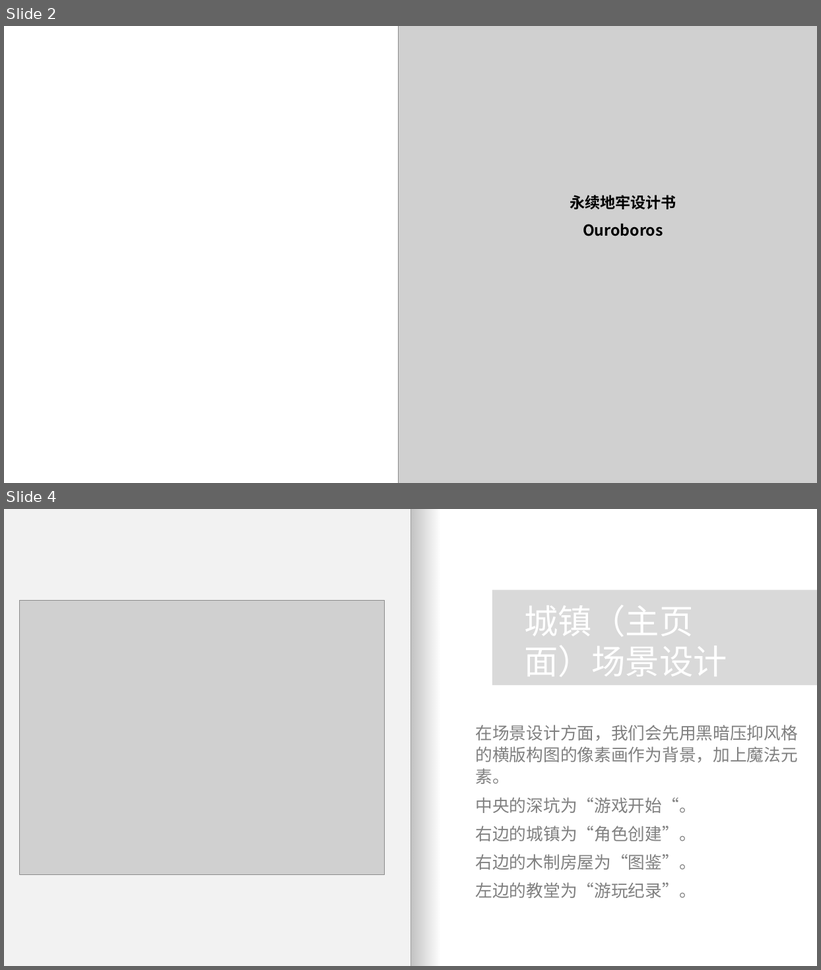
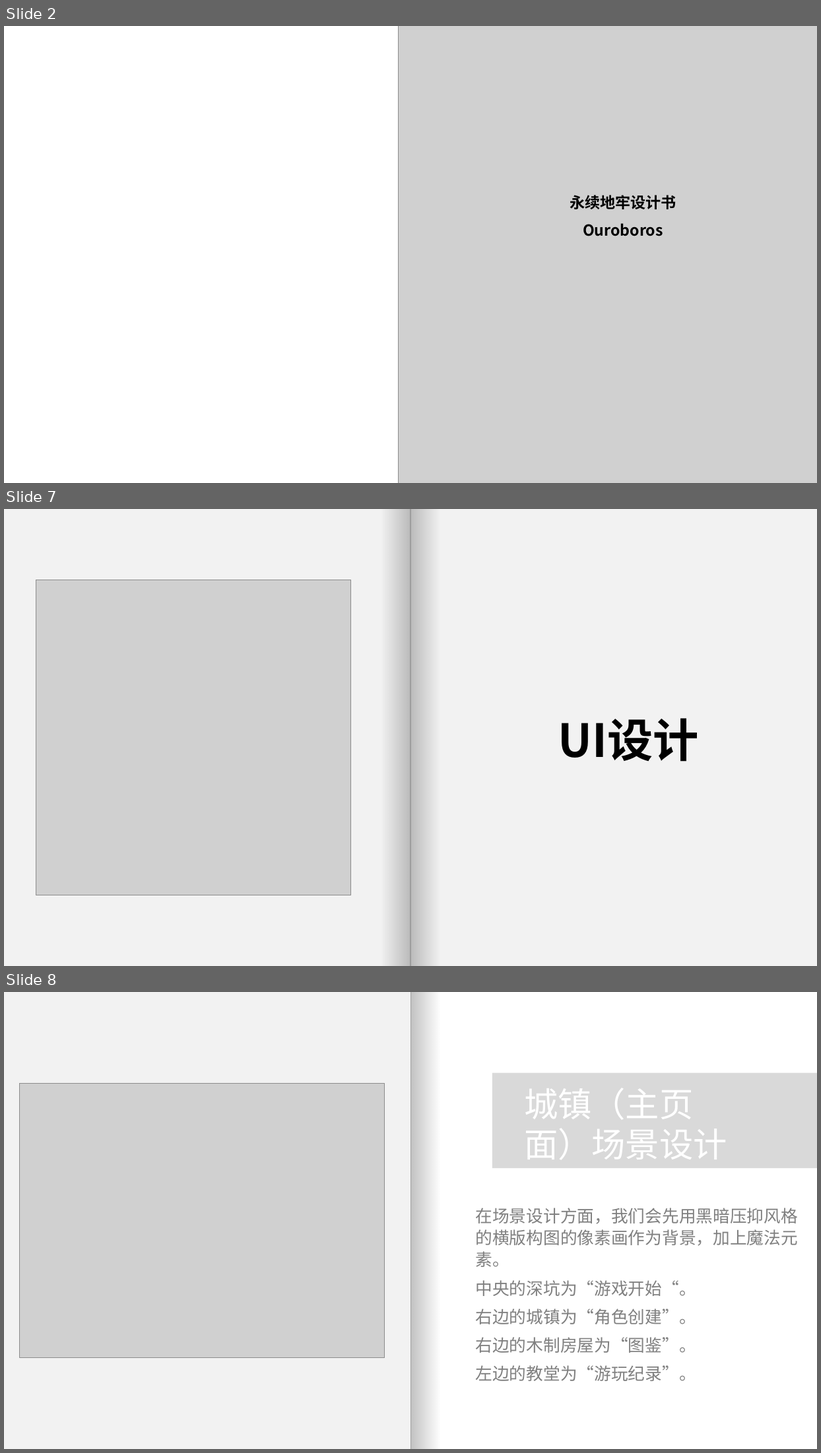
Before and after one commit to HongYi4588/CardGame, a slide deck: 永续地牢Ouroboros 设计方案.pptx. Shown one above the other, each under a label of ours: slides 2 and 4 before the commit, slides 2, 7 and 8 after it; the slides between them are not shown. The pictures are 821x970 and 821x1453 pixels, drawn with LibreOffice and Linux fonts; fonts in the diff are those of the drawing; grey boxes stand for pictures. Boxes give left, top, right and bottom in pixels: in the first picture for what was removed or moved away, otherwise in the second. Text is boxed around its words. In the diff, an @@ line names an element or a change of style, - is before the commit and + after.

Commit message:
设计方案演讲ppt
加入了数据库连接，UI设计，unity使用流程等部分

```diff
--- a/永续地牢Ouroboros 设计方案.pptx
+++ b/永续地牢Ouroboros 设计方案.pptx
@@ slide 7 added at (4, 509, 817, 966), background #FFFFFF @@
@@ rectangle added at (4, 509, 411, 966), fill #F2F2F2 @@
@@ rectangle added at (381, 509, 411, 966), fill gradient #808080 @@
@@ rectangle added at (411, 509, 817, 966), fill #F2F2F2 @@
@@ rectangle added at (411, 509, 441, 966), fill gradient #808080 @@
@@ picture added at (36, 580, 351, 895) @@
@@ text added at (558, 718, 699, 762), 54 pt, text #000000, bold @@
+UI设计
@@ what was slide 4 is now slide 8 @@
```
Also in this commit, not shown: 1 slide changed, 3 other slides added.
